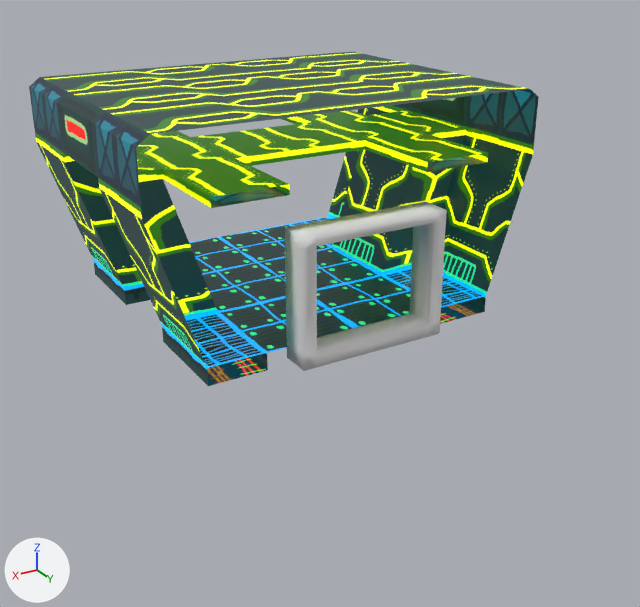
The FBX model LDJAM54/Assets/Models/Corridor.fbx: old version first, new version second.
The view is the same before and after, from a camera (50 mm lens) standing at (8.97, 13.2, 7.47) and looking at (-0.37, -2.37, -0.31). The axes (+X, +Y, +Z) are drawn at lower left. The lights are the same throughout.

Names of what the first picture shows: 'Corridor', 'CorridorTransparencies', 'Doorway'.
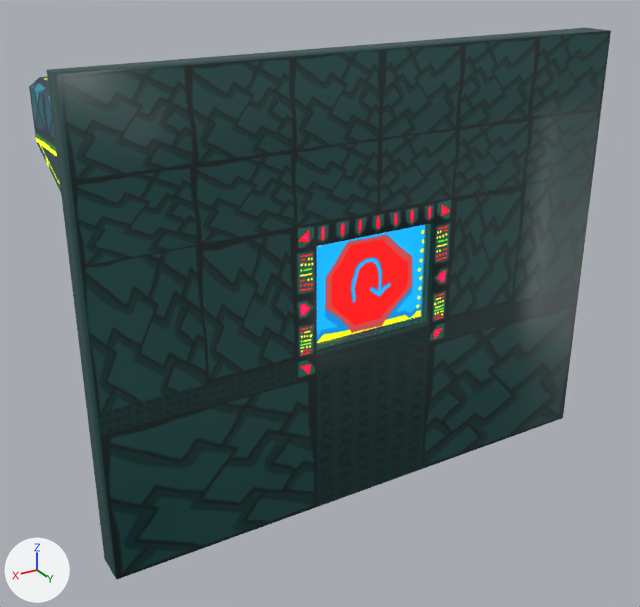
Location of each change, (x1, y1, x2, y2) in pixels of the pictures (640 x 607 px):
'Doorway', reshaped (247% wider, 223% taller): before (285, 201, 447, 371); after (47, 28, 611, 580)
'Door', added: after (317, 225, 425, 343)
part 1 of me_cube_003, built on: before (285, 201, 447, 371); after (47, 28, 611, 580)
part 2 of me_cube_003, recoloured (grey to cyan): (303, 212, 446, 367) in both
'Corridor', unchanged, covered by the edit: before (29, 51, 539, 386); after (29, 76, 61, 192)
'CorridorTransparencies', unchanged, covered by the edit: before (186, 217, 485, 368)

The change, as a diff of the scene's bpy script:
```diff
--- a/LDJAM54/Assets/Models/Corridor.fbx.py
+++ b/LDJAM54/Assets/Models/Corridor.fbx.py
@@ mat_atlas @@
+mat_atlas = bpy.data.materials.new('Atlas')
+# uses the picture img_atlas_png
@@ me_cube_003 @@
-me_cube_003.from_pydata(...)  # 52 vertices, 52 faces; spans x -1.6..1.6, y -0.33..0.33, z -0.26..2.38
+me_cube_003.from_pydata(...)  # 172 vertices, 172 faces; spans x -5.54..5.54, y -0.33..0.33, z -3.44..5.48
+# me_cube_003 part 1
+# 8 vertices are removed from x -1.6..1.6, y -0.33..0.33, z -0.26..2.38
+# 28 faces are deleted
+# 6 vertices in x -1.32..1.32, y -0.33..0.33, z -0.26 move by (0.0, 0.0, -0.17)
+# 6 vertices in x -1.32..1.32, y -0.33..0.33, z 2.38 move by (0.0, 0.0, 0.2)
+# 8 vertices move from x -1.6..1.6, y -0.33..0.33, z 0.09..2.17 to x -1.76..1.76, y -0.33..0.33, z 0.01..2.17
+# 6 vertices are added at (5.54, 0.0, 2.54), (1.68, 0.0, 5.48), (1.68, 0.0, -3.44), (-5.54, 0.0, 2.54), (-1.68, 0.0, 5.48), (-1.68, 0.0, -3.44)
+# 6 new vertices lie (0.0, 0.0, -3.01) away from vertices in x -1.32..1.32, y -0.33..0.33, z -0.26
+# 6 new vertices lie (0.44, 0.0, 0.0) away from vertices in x 1.32, y -0.33..0.33, z -3.44..2.38
+# 10 new vertices lie (1.81, 0.0, 0.0) away from vertices in x 1.6..1.76, y -0.33..0.33, z -3.44..2.58
+# 10 new vertices lie (1.97, 0.0, 0.0) away from vertices in x 3.57, y -0.33..0.33, z -3.44..2.58
+# 12 new vertices lie (0.0, 0.0, 1.35) away from vertices in x -1.32..5.54, y -0.33..0.33, z 2.38..2.58
+# 12 new vertices lie (0.0, 0.0, 1.55) away from vertices in x -1.32..5.54, y -0.33..0.33, z 3.93
+# 14 new vertices lie (0.0, -0.33, 0.0) away from vertices in x -1.32..5.54, y 0.33, z -3.44..5.48
+# 10 new vertices lie (-0.44, 0.0, 0.0) away from vertices in x -1.32, y -0.33..0.33, z -3.44..5.48
+# 14 new vertices lie (-1.81, 0.0, 0.0) away from vertices in x -1.76..-1.6, y -0.33..0.33, z -3.44..5.48
+# 14 new vertices lie (-1.97, 0.0, 0.0) away from vertices in x -3.57, y -0.33..0.33, z -3.44..5.48
+# 8 new vertices lie (0.0, -0.33, 0.0) away from vertices in x -5.54..-3.57, y 0.33, z -3.44..5.48
+# 6 new vertices lie (0.0, 0.11, 0.0) away from vertices in x -1.32..1.32, y -0.11, z 0.09..2.17
+# 148 new faces join them
+# me_cube_003 part 2: 24 faces spanning x -1.76..1.76, y -0.33..0.33, z -0.43..2.58 switch from no material to mat_atlas
@@ ob_door @@
+ob_door = bpy.data.objects.new('Door', me_cube_003_1)  # 18 vertices, 16 faces; spans x -1.46..1.46, y -0.03..0.03, z -0.07..2.24
+ob_door.location = (0.0, 0.0, 0.0)
```
